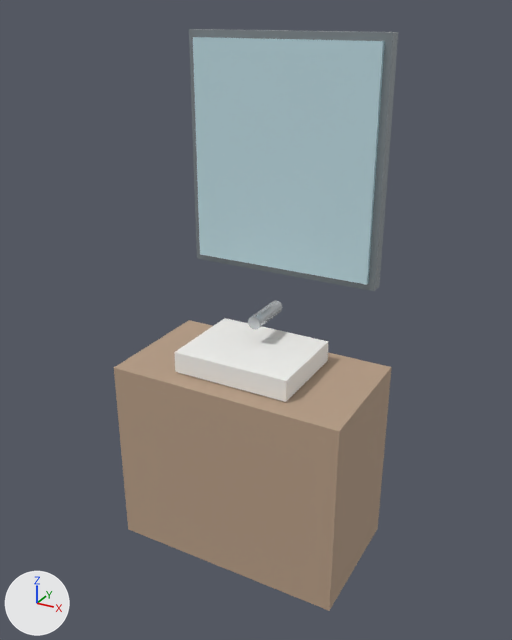
The glTF model public/builder-assets/openlife/spa_vanity.glb as it was, and as the next commit left it.
Both versions are drawn from a camera (50 mm lens) standing at (1.14, -2.05, 1.99) and looking at (0.01, 0.01, 0.97). Every picture has the same lights, and +X, +Y and +Z are marked at lower left. The picture after the commit comes second.

The first picture shows 'p000', 'p001', 'p002', 'p003', 'p004'.
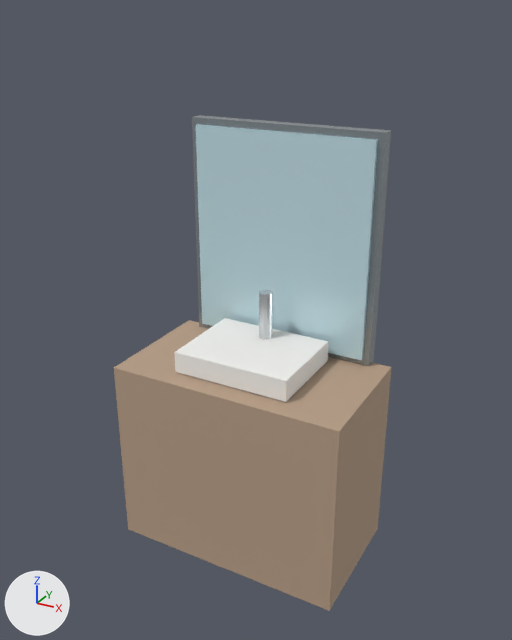
What differs and where, as boxes (x1, y1, x2, y2) in the pictures (512 x 640 px):
'p003', moved: before (193, 37, 385, 285); after (196, 124, 378, 360)
'p004', moved: before (189, 29, 398, 291); after (192, 115, 391, 366)
'p002', moved, turned: before (248, 300, 283, 330); after (259, 290, 273, 339)

Patch to the scene script:
```diff
--- a/public/builder-assets/openlife/spa_vanity.glb.py
+++ b/public/builder-assets/openlife/spa_vanity.glb.py
@@ ob_p002 @@
 ob_p002 = bpy.data.objects.new('p002', me_geometry_2)
-ob_p002.location = (0.0, 0.0, 0.0)
+ob_p002.location = (0.0, 1.05, 0.85)
+ob_p002.rotation_euler = (1.571, 0.0, 0.0)  # degrees (90, 0, 0)
@@ ob_p003 @@
 ob_p003 = bpy.data.objects.new('p003', me_geometry_3)
-ob_p003.location = (0.0, 0.0, 0.0)
+ob_p003.location = (0.0, 0.0, -0.3)
@@ ob_p004 @@
 ob_p004 = bpy.data.objects.new('p004', me_geometry_4)
-ob_p004.location = (0.0, 0.0, 0.0)
+ob_p004.location = (0.0, 0.0, -0.3)
```
